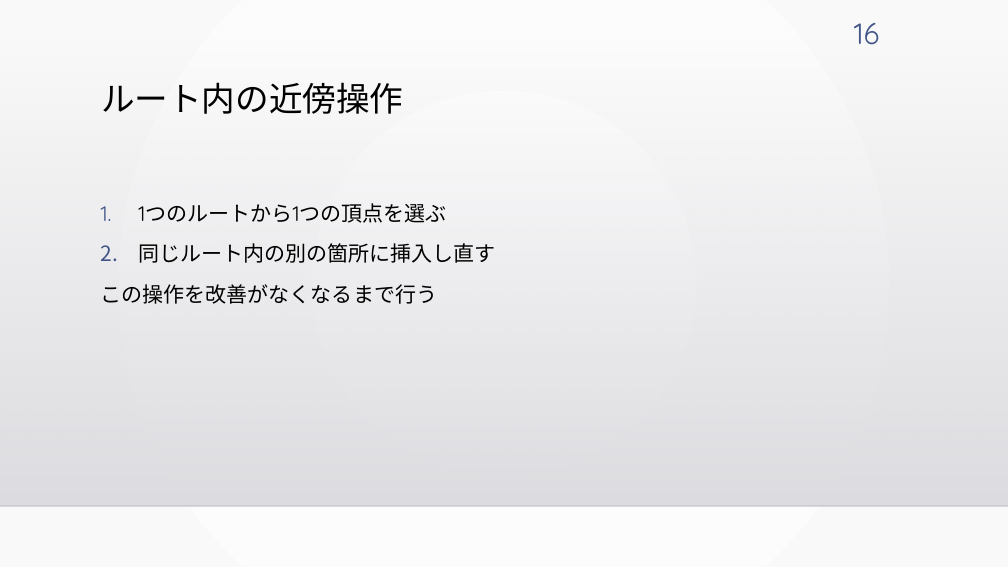
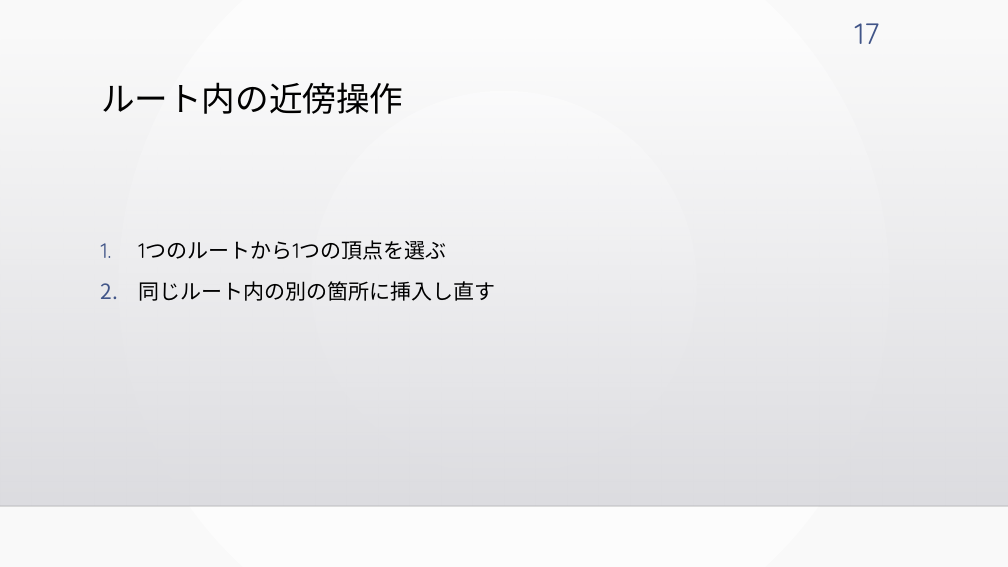
Before and after one commit to kotaro400/DARP, a slide deck: slide 17 of 卒論発表_10分用.pptx (slide 16 before the commit). Drawn at 1008x567 pixels with LibreOffice and Linux fonts; fonts in the diff are those of the drawing; background and template pictures are left out. Boxes give left, top, right and bottom in pixels: in the first picture for what was removed or moved away, otherwise in the second. Text is boxed around its words. In the diff, an @@ line names an element or a change of style, - is before the commit and + after.

```diff
--- a/卒論発表_10分用.pptx
+++ b/卒論発表_10分用.pptx
@@ page number at (855, 23, 880, 44): text changed @@
-16
+17
@@ text "1つのルートから1つの頂点を選ぶ": place and size @@
-text "1つのルートから1つの頂点を選ぶ" at (101, 203, 496, 304)
+text "1つのルートから1つの頂点を選ぶ" at (138, 240, 496, 301)
@@ text at (101, 284, 438, 304): paragraph removed @@
-この操作を改善がなくなるまで行う
```
Also in this commit, not shown: 12 other slides changed, 1 slide added, 2 slides removed.
